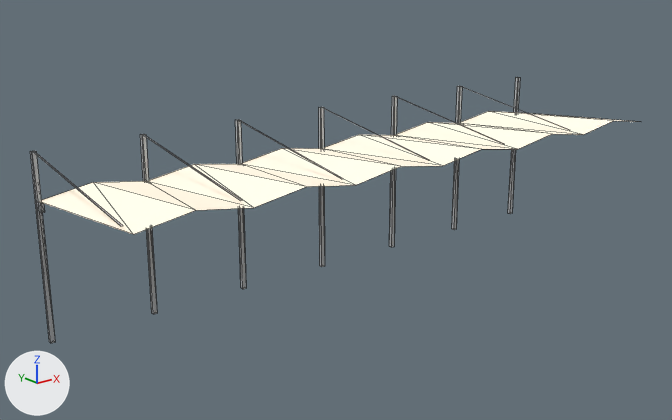
Renders of the glTF model fun-racer/assets/tracks/bahrain/landmarks/stand_roof_70.glb from each side of a commit.
The view is the same before and after, from a camera (50 mm lens) standing at (-66.6, -75.6, 39.8) and looking at (-3.6, 3.1, 8.3). The axes (+X, +Y, +Z) are drawn at lower left. The lights are the same throughout. The picture after the commit comes second. Mesh edges are drawn as thin lines. Vertices at exactly the same position are counted once.

The first picture shows 'chunk_0_0'.
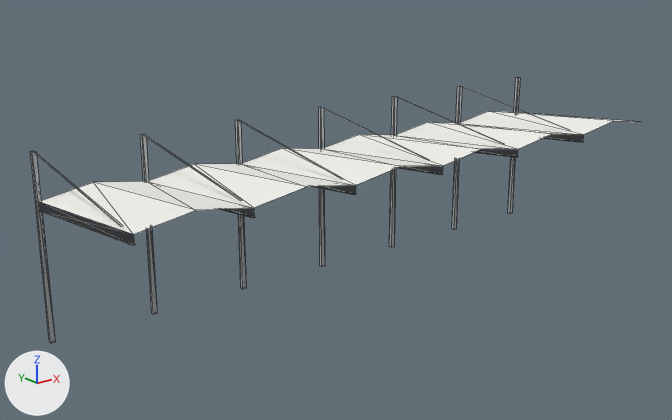
Patch to the scene script:
```diff
--- a/fun-racer/assets/tracks/bahrain/landmarks/stand_roof_70.glb.py
+++ b/fun-racer/assets/tracks/bahrain/landmarks/stand_roof_70.glb.py
@@ mat_membrane @@
 n0 = _N.new('ShaderNodeBsdfPrincipled'); n0.name = 'Principled BSDF'
 n0.inputs[2].default_value = 0.85  # 'Roughness'
-n0.inputs[27].default_value = (0.3, 0.2, 0.08, 1.0)  # 'Emission Color', brown #957c50
-n0.inputs[28].default_value = 1.0  # 'Emission Strength'
 n1 = _N.new('ShaderNodeOutputMaterial'); n1.name = 'Material Output'
@@ me_chunk_0_0 @@
 # used by ob_chunk_0_0; location = (0.0, 0.0, 0.0)
-me_chunk_0_0.from_pydata(...)  # 154 vertices, 192 faces; spans x -35.1..35.1, y -9.9..10.6, z -1.5..18.5
+me_chunk_0_0.from_pydata(...)  # 142 vertices, 156 faces; spans x -35.1..35.1, y -9.9..10.6, z -1.5..18.5
+# me_chunk_0_0 part 1
+# 36 vertices are removed from x -35.0..23.4, y 9.4..10.4, z 12.6..13.5
+# 72 faces are deleted
+# 12 new vertices lie (0.0, -20.3, 2.0) away from vertices in x -35.0..23.4, y 10.4, z 12.6
+# 12 new vertices lie (0.0, 0.0, -0.9) away from vertices in x -34.9..23.3, y -9.9..10.4, z 13.5..15.5
+# 36 new faces join them, mat_metal
 me_chunk_0_0.materials.append(mat_metal)
```

Boxes (x1, y1, x2, y2) around the edits, measured in the pictures (672 x 420 px):
'chunk_0_0', recoloured, surface changed, reshaped
    both: (30, 77, 637, 343)
part 1 of me_chunk_0_0, built on
    before: (38, 202, 44, 213)
    after: (39, 134, 583, 245)
